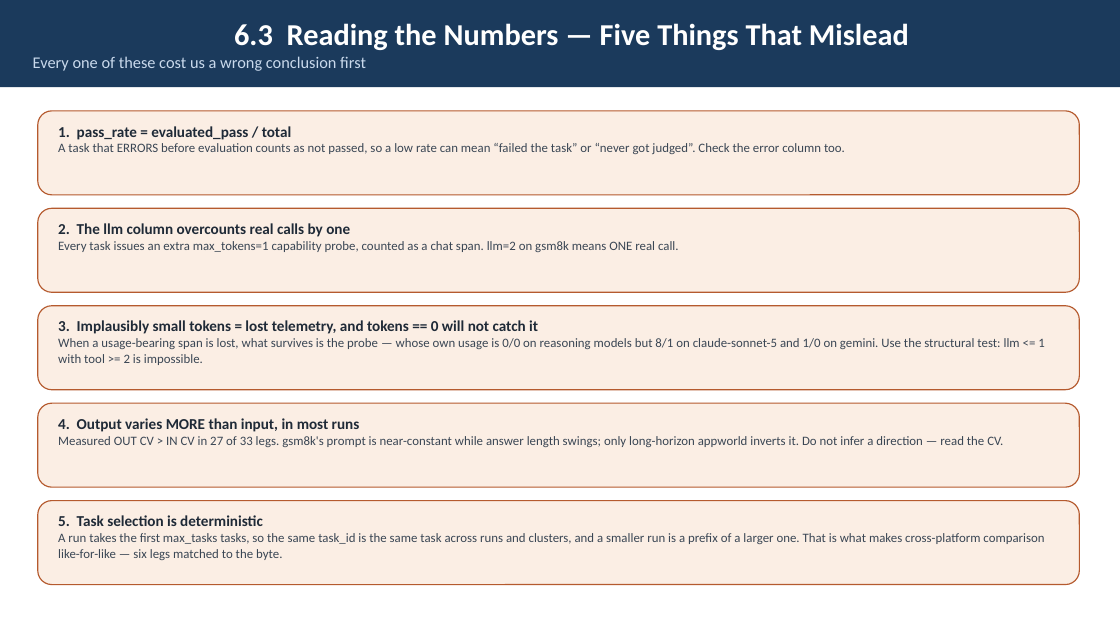
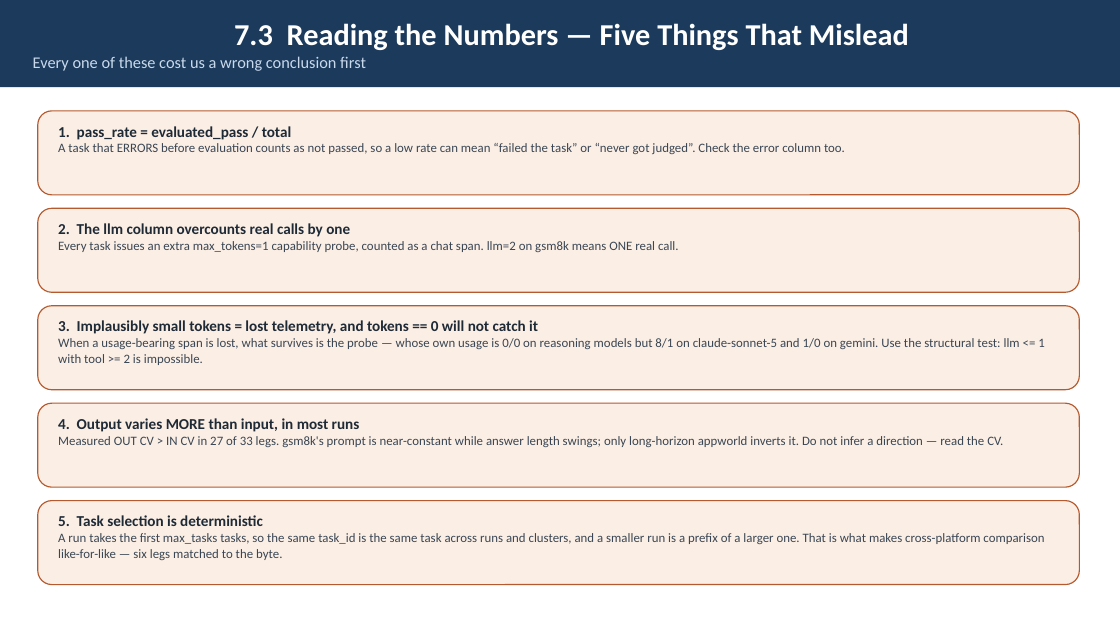
Before and after one commit to webchang/benchmarking, a slide deck: slide 11 of docs/BenchmarkingService.pptx (slide 10 before the commit). Drawn at 1120x630 pixels with LibreOffice and Linux fonts; fonts in the diff are those of the drawing. Boxes give left, top, right and bottom in pixels: in the first picture for what was removed or moved away, otherwise in the second. Text is boxed around its words. In the diff, an @@ line names an element or a change of style, - is before the commit and + after.

```diff
--- a/docs/BenchmarkingService.pptx
+++ b/docs/BenchmarkingService.pptx
@@ text in rectangle at bbox=[234, 23, 909, 50]: text changed @@
-6.3 Reading the Numbers — Five Things That Mislead
+7.3 Reading the Numbers — Five Things That Mislead
```
Also in this commit, not shown: 12 other slides changed, 1 slide added, 2 other files.
